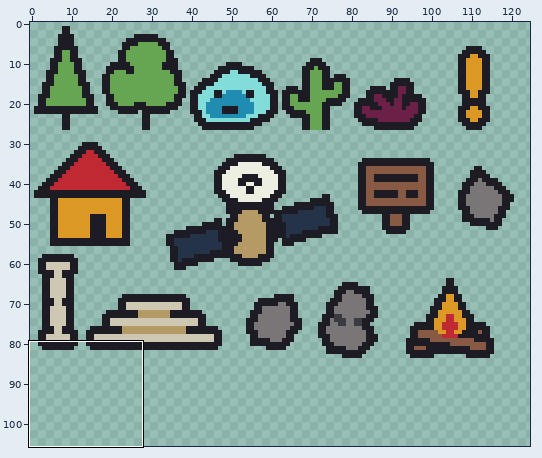
Sprite sheet -- Assets/Art/Sprites/Stuff.png. Above, an overview of the earlier version with the close-up marked.
Close-up. Before:
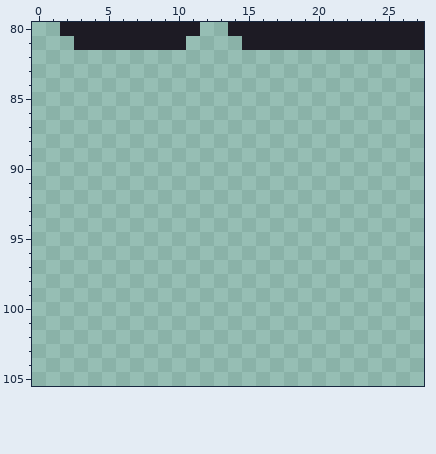
The file is 128x128 pixels. Shown: x 0..27, y 80..105. The wide view leaves out empty margins.
After the commit:
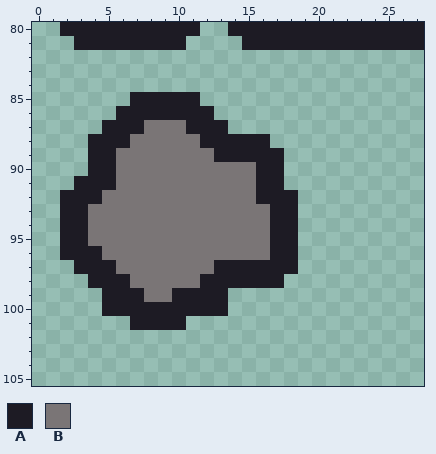
Palette (. is transparent): A #1d1b24  B #7a7576
From old to new:
y 85: x 7..11 ..... -> AAAAA
y 86: x 6..12 ....... -> AAAAAAA
y 87: x 5..13 ......... -> AAABBBAAA
y 88: x 4..16 ............. -> AAABBBBBAAAAA
y 89: x 4..17 .............. -> AABBBBBBBAAAAA
y 90: x 4..17 .............. -> AABBBBBBBBBBAA
y 91: x 3..17 ............... -> AAABBBBBBBBBBAA
y 92: x 2..18 ................. -> AAABBBBBBBBBBBAAA
y 93..95: x 2..18 ................. -> AABBBBBBBBBBBBBAA
y 96: x 2..18 ................. -> AAABBBBBBBBBBBBAA
y 97: x 3..18 ................ -> AAABBBBBBBAAAAAA
y 98: x 4..17 .............. -> AAABBBBBAAAAAA
y 99: x 5..13 ......... -> AAABBAAAA
y 100: x 5..13 ......... -> AAAAAAAAA
y 101: x 7..10 .... -> AAAA
Boxes around the changes in both close-ups, in picture pixels (x1, y1, x2, y2):
added: (60, 92, 298, 330)
